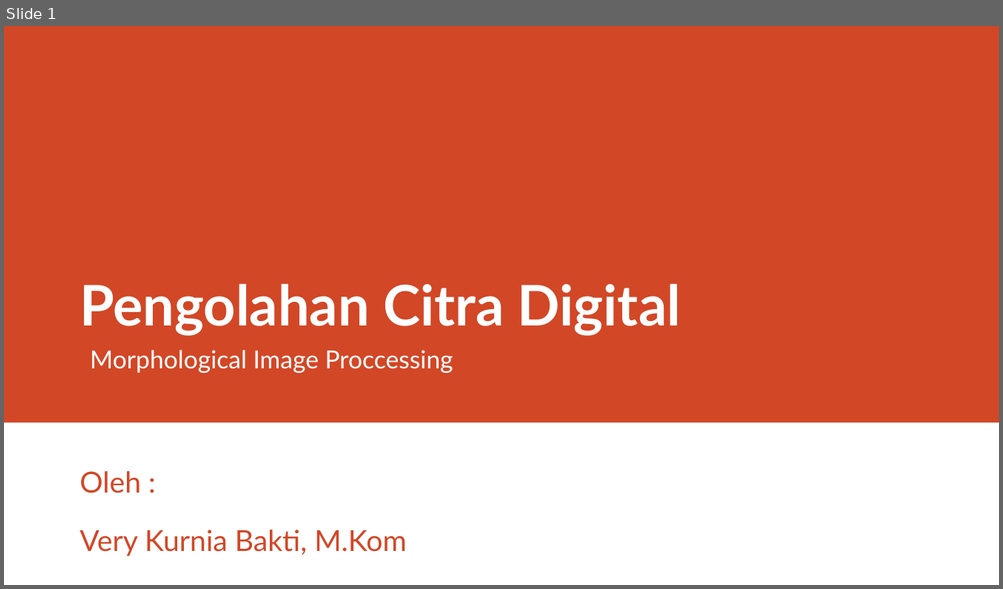
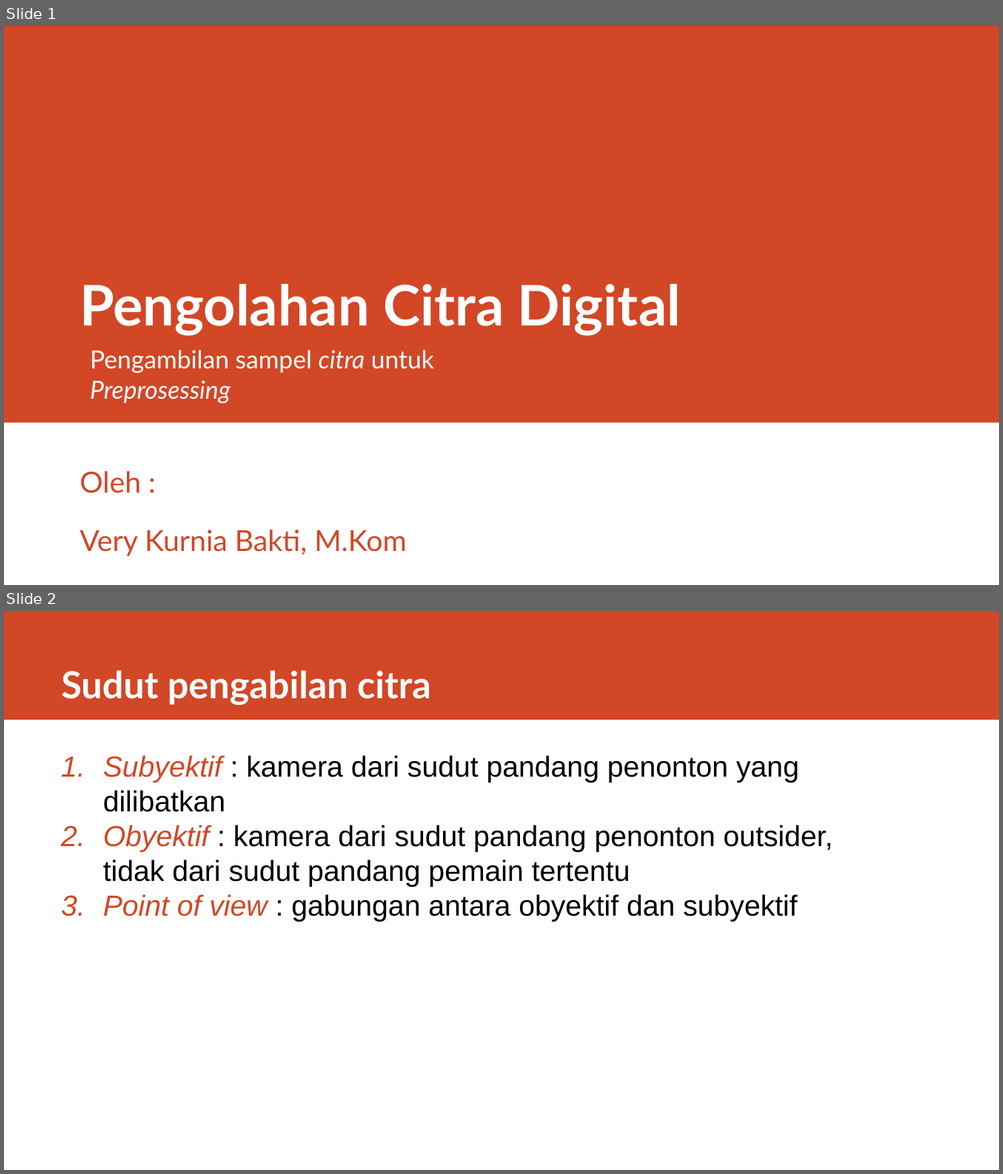
Before and after one commit to rizalarfani/Pengolahan-Citra-Digital-PCD-, a slide deck: Materi/Morphological Image Proccessing.pptx. Shown one above the other, each under a label of ours: slide 1 before the commit, slides 1 and 2 after it. The pictures are 1003x589 and 1003x1174 pixels, drawn with LibreOffice and Linux fonts; fonts in the diff are those of the drawing. Boxes give left, top, right and bottom in pixels: in the first picture for what was removed or moved away, otherwise in the second. Text is boxed around its words. In the diff, an @@ line names an element or a change of style, - is before the commit and + after.

Commit message:
add: materi pengambilan sampel dataset ppt

```diff
--- a/Materi/Morphological Image Proccessing.pptx
+++ b/Materi/Morphological Image Proccessing.pptx
@@ slide 2 added at box(4, 611, 999, 1170), background #FFFFFF @@
@@ rectangle added at box(4, 611, 999, 720), fill #D24726 @@
@@ title added at box(61, 670, 431, 705), 36 pt, text #FFFFFF, bold @@
+Sudut pengabilan citra
@@ text added at box(103, 755, 833, 922), 28 pt, text #000000 @@
+1. Subyektif : kamera dari sudut pandang penonton yang dilibatkan
+2. Obyektif : kamera dari sudut pandang penonton outsider, tidak dari sudut pandang pemain tertentu
+3. Point of view : gabungan antara obyektif dan subyektif
@@ slide 1 changed as well @@
@@ text at box(90, 350, 434, 403): text changed @@
-Morphological Image Proccessing
+Pengambilan sampel citra untuk Preprosessing
```
Also in this commit, not shown: 1 other slide changed, 10 other slides added, 13 slides removed, 13 other files.
